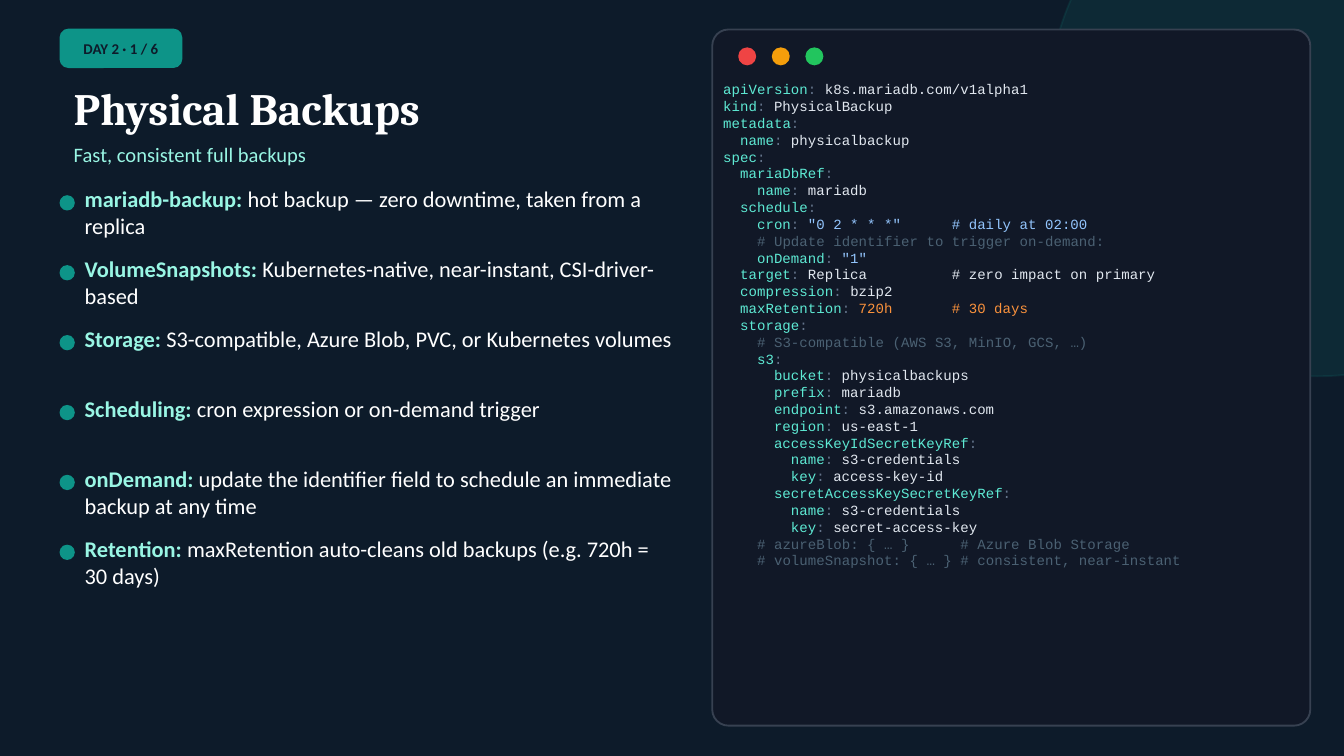
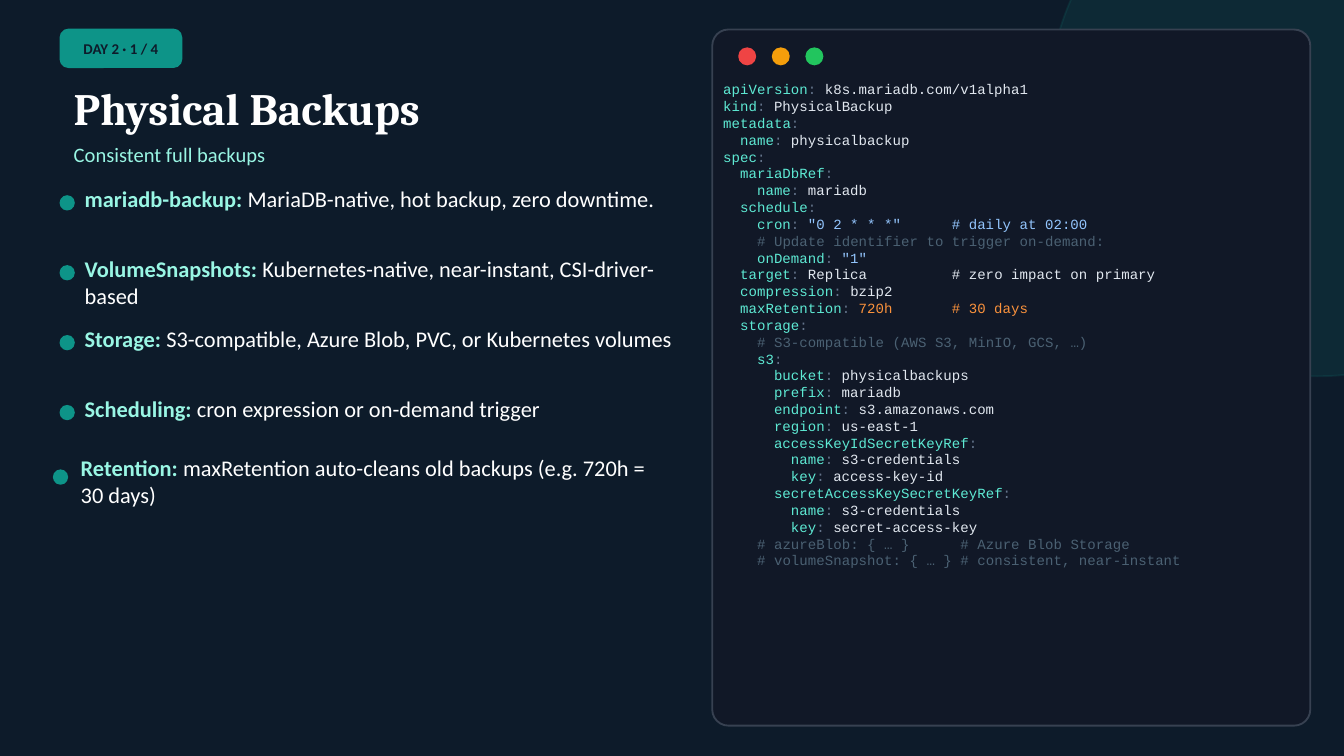
Before and after one commit to Bandwidth/mariadb-operator, a slide deck: slide 13 of demos/multi-cluster/slides/mariadb-operator.odp. Drawn at 1344x756 pixels with LibreOffice and Linux fonts; fonts in the diff are those of the drawing. Boxes give left, top, right and bottom in pixels: in the first picture for what was removed or moved away, otherwise in the second. Text is boxed around its words. In the diff, an @@ line names an element or a change of style, - is before the commit and + after.

```diff
--- a/demos/multi-cluster/slides/mariadb-operator.odp
+++ b/demos/multi-cluster/slides/mariadb-operator.odp
@@ text at bbox=[83, 44, 159, 54]: text changed @@
-DAY 2 · 1 / 6
+DAY 2 · 1 / 4
@@ text at bbox=[74, 147, 265, 166]: text changed @@
-Fast, consistent full backups
+Consistent full backups
@@ text at bbox=[85, 191, 654, 211]: text changed @@
-mariadb-backup: hot backup — zero downtime, taken from a replica
+mariadb-backup: MariaDB-native, hot backup, zero downtime.
@@ ellipse: place and size @@
-ellipse at bbox=[60, 476, 74, 489]
+ellipse at bbox=[54, 470, 67, 484]
@@ text "Retention: maxRetention auto-cleans old backups ...": place and size @@
-text "Retention: maxRetention auto-cleans old backups ..." at bbox=[85, 541, 633, 588]
+text "Retention: maxRetention auto-cleans old backups ..." at bbox=[81, 460, 629, 507]
@@ text removed at bbox=[85, 471, 671, 518] @@
-onDemand: update the identifier field to schedule an immediate backup at any time
@@ ellipse removed at bbox=[60, 546, 74, 559] @@
```
Also in this commit, not shown: 18 other slides changed, 3 other files.
